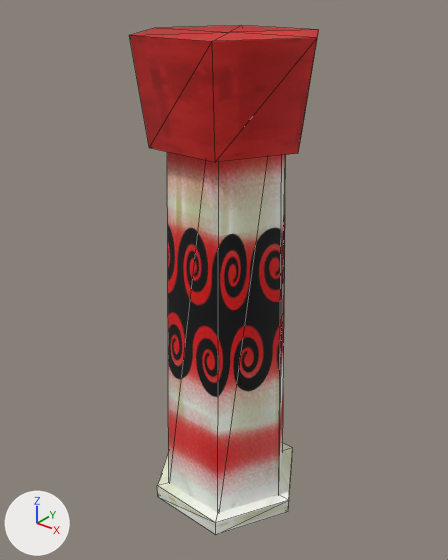
The FBX model Assets/Models/BaseRed.FBX, before and after one commit.
The view is the same before and after, from a 50 mm camera at (20.3, -25.8, 31.1) aimed at (-0.4, 0.1, 15.0). The lights are fixed; the arrows at lower left show +X, +Y and +Z. Mesh edges are drawn as thin lines. Where no turn or scale is listed for an object, it has been applied to the vertices.
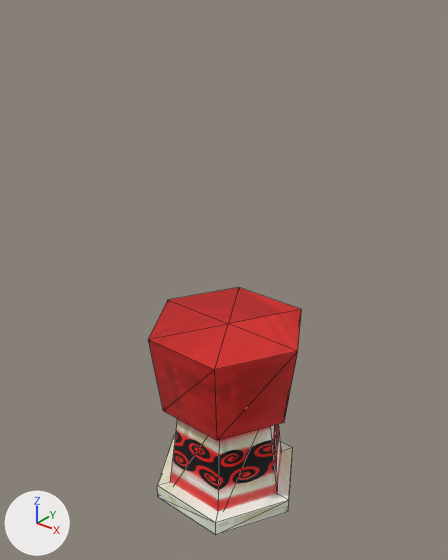
Scene script edits in JSON lines:
```json
{"block": "me_mesh", "where": "me_mesh.from_pydata(...)  # 14 vertices, 24 faces; spans x -4.2..4.2, y -3.7..3.7, z 0.0..28.3"}
{"block": "me_mesh", "where": "# used by ob_cylinder003; location = (0.0, 0.0, 0.0)"}
{"block": "me_mesh", "change": "me_mesh part 1: the whole mesh is scaled about the mesh origin by (1, 1, 0.268)"}
{"op": "set", "path": "ob_cylinder002.location", "old": "(0.0, 0.0, 23.35)", "new": "(0.0, 0.0, 6.88)"}
```

Pixel boxes (x1, y1, x2, y2) of what changed, in the pictures (448 x 560 px):
```json
{"object": "Cylinder002", "change": "moved", "before": [129, 25, 319, 162], "after": [148, 287, 301, 440]}
{"object": "Cylinder003", "change": "mesh rescaled", "before": [167, 152, 286, 513], "after": [170, 419, 282, 512]}
```
